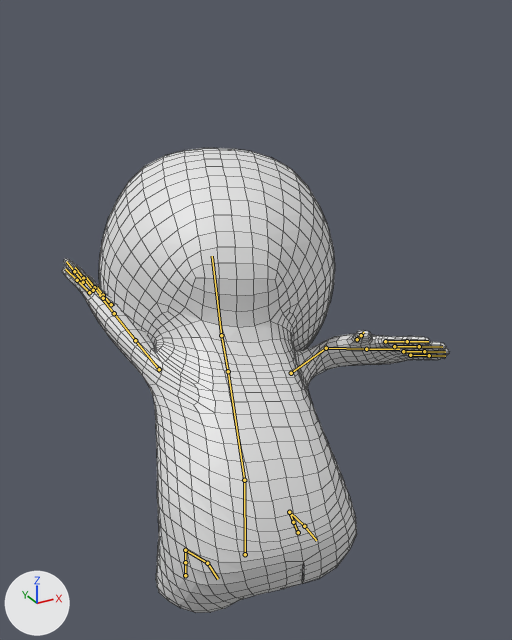
Two versions of the Blender file FunFiles/3DFiles/SketchMoc_One.blend, one commit apart.
Rendered twice from a camera (50 mm lens) standing at (-3.48, -6.63, 6.35) and looking at (0.24, 0.15, 2.97). Every picture has the same lights, and +X, +Y and +Z are marked at lower left. Both versions are drawn at the pose saved in each file; the numbers are the values there. The bones that bend it are drawn over the model as lines. Mesh edges are drawn as thin lines.

Names of what the first picture shows: 'FullBody'.
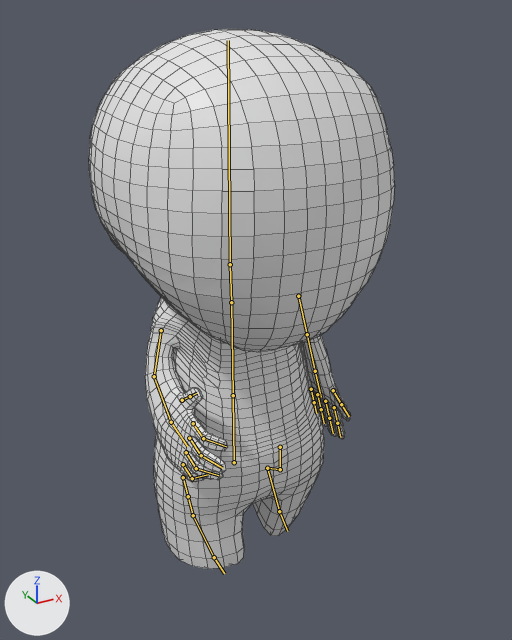
Where the change shows, as pixel boxes (x1, y1, x2, y2) in the pictures (512 x 640 px):
'FullBody', posed (21% narrower, 16% taller)
    before: (62, 148, 449, 613)
    after: (89, 29, 395, 569)
bone 'Stomach', root to tip
    before: (245, 554) to (244, 480)
    after: (234, 462) to (233, 395)
bone 'Chest', root to tip
    before: (244, 480) to (228, 371)
    after: (233, 395) to (231, 302)
bone 'Head', root to tip
    before: (221, 335) to (212, 256)
    after: (230, 264) to (228, 40)
bone 'Arm 1.L', root to tip
    before: (159, 369) to (135, 340)
    after: (161, 330) to (154, 376)
bone 'Arm 2.L', root to tip
    before: (135, 340) to (114, 313)
    after: (154, 376) to (171, 422)
bone 'Wrist.L', root to tip
    before: (114, 313) to (99, 294)
    after: (171, 422) to (187, 446)
bone 'Bone.012', root to tip
    before: (103, 295) to (97, 287)
    after: (192, 478) to (208, 474)
bone 'Bone.014', root to tip
    before: (94, 287) to (86, 277)
    after: (196, 468) to (218, 475)
bone 'Bone.016', root to tip
    before: (83, 278) to (75, 267)
    after: (201, 455) to (222, 468)
bone 'Bone.018', root to tip
    before: (74, 271) to (66, 261)
    after: (203, 438) to (226, 446)
bone 'Arm 1.R', root to tip
    before: (291, 373) to (326, 348)
    after: (298, 296) to (307, 334)
bone 'Arm 2.R', root to tip
    before: (326, 348) to (366, 349)
    after: (307, 334) to (315, 371)

What the commit changed:
Bone 'Stomach' (bone_stomach) moves from (-0.59, -0.15, 1.42) to (0.0, 0.0, 0.0).
Bone 'Chest' (bone_chest) turns from (-47, -6, -13) to (0, 0, 0) degrees about its own x, y and z.
Bone 'Head' (bone_head) turns from (-35, -19, -6) to (0, 0, 0) degrees about its own x, y and z.
Bone 'Arm 1.L' (bone_arm_1_l) moves from (0.0, 0.0, 0.0) to (0.0, 0.08, -0.16).
Bone 'Arm 1.L' (bone_arm_1_l) turns from (58, 9, -50) to (-78, 0, -2) degrees about its own x, y and z.
Bone 'Arm 2.L' (bone_arm_2_l) turns from (0, 0, 0) to (-10, -2, 53) degrees about its own x, y and z.
Bone 'Wrist.L' (bone_wrist_l) turns from (0, 0, 0) to (5, -2, 29) degrees about its own x, y and z.
Bone 'Bone.012' (bone_bone_012) turns from (0, 0, 0) to (-95, 2, 20) degrees about its own x, y and z.
Bone 'Bone.014' (bone_bone_014) turns from (0, 0, 0) to (-44, -4, 10) degrees about its own x, y and z.
Bone 'Bone.016' (bone_bone_016) turns from (0, 0, 0) to (-26, -3, 5) degrees about its own x, y and z.
Bone 'Bone.018' (bone_bone_018) turns from (0, 0, 0) to (-41, -4, 9) degrees about its own x, y and z.
Bone 'Arm 1.R' (bone_arm_1_r) moves from (0.0, 0.0, 0.0) to (0.1, 0.11, 0.0).
Bone 'Arm 1.R' (bone_arm_1_r) turns from (12, 10, 33) to (0, 0, -75) degrees about its own x, y and z.
Bone 'Arm 2.R' (bone_arm_2_r) turns from (62, 3, -46) to (0, 0, 0) degrees about its own x, y and z.
Bone 'Leg Control.L' (bone_leg_control_l) moves from (0.0, 0.0, 0.0) to (-0.16, -0.09, -0.09).
Bone 'Leg Control.R' (bone_leg_control_r) moves from (0.0, 0.0, 0.0) to (0.13, -0.35, 0.55).
Bone 'Leg Control.R' (bone_leg_control_r) turns from (0, 0, 0) to (-49, -3, 14) degrees about its own x, y and z.
